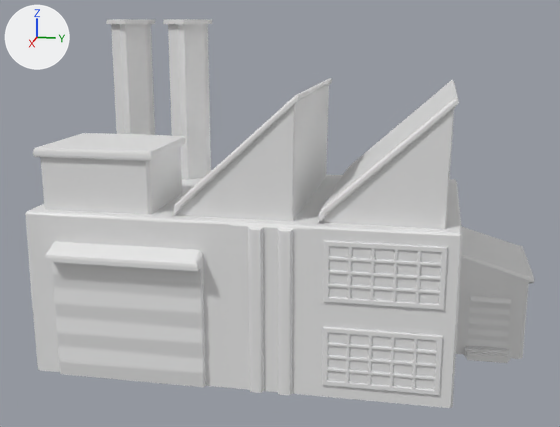
What one commit did to the FBX model AINT_253 StreetScene - Unity/Assets/Models/Factory.FBX.
Before and after are seen from a 50 mm lens placed at (95.7, 21.6, 41.4), pointed at (2.2, 2.9, 18.1). Arrows for +X, +Y and +Z are at upper left; the lights stay in place. Where no turn or scale is listed for an object, it has been applied to the vertices. Vertices at the same position are counted once.
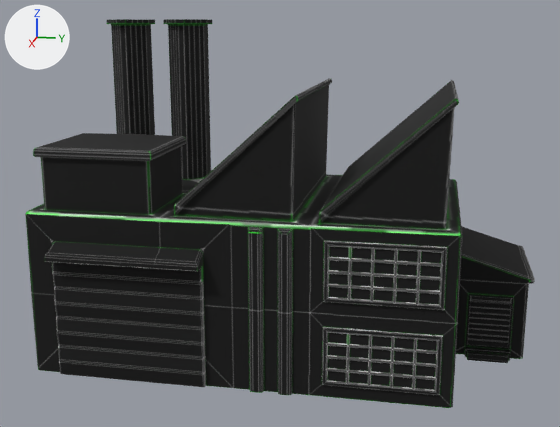
Location of each change, [x1, y1, x2, y2] in pixels of the pictures (560 x 427 px; the box of a moved part takes in the faces that stretch with it):
part 1 of me_mesh, moved or reshaped
    before: [291, 264, 418, 395]
    after: [332, 247, 418, 377]
part 2 of me_mesh, moved or reshaped
    before: [465, 284, 526, 357]
    after: [469, 284, 526, 357]
part 3 of me_mesh, recoloured (grey to black)
    both: [25, 19, 535, 408]

The change, as a list of edits to the scene's bpy script:
```text
Add img_factory_uvw_psd:
    img_factory_uvw_psd = load_image('Factory UVW.psd', '../../../3DS Max/Factory/Factory UVW.tga', 2048, 2048, 'sRGB')
Add mat_material__2:
    mat_material__2 = principled_material('Material #2')
    mat_material__2.texture = img_factory_uvw_psd
    mat_material__2.roughness = 0.859
Change me_mesh:
    used by ob_box001; location = (0.1, -0.1, 0.0)
    remove me_mesh.from_pydata(...)  # 1895 vertices, 3794 faces; spans x -15.0..17.1, y -25.0..34.6, z 0.0..41.9
    add me_mesh.from_pydata(...)  # 1907 vertices, 3818 faces; spans x -15.0..17.1, y -25.0..34.6, z 0.0..41.9
    me_mesh part 1: 17 vertices moved within x 15.1..15.2, y 13.4..20.5, z 3.6..15.2; 21 vertices removed from x 15.0..15.2, y 6.9..20.5, z 0.0..13.6; 34 vertices added at x 15.1..15.3, y 13.1..20.5, z 3.6..17.9
    me_mesh part 2: 4 vertices moved within x 0.0..0.1, y 27.0..31.9, z 7.3..8.0; 18 vertices removed from x 0.0..0.3, y 26.7..32.2, z 7.3..8.3; 17 vertices added at x 0.0..0.3, y 27.0..32.3, z 7.3..8.3
    me_mesh part 3: 3503 faces spanning x -15.0..17.1, y -25.0..34.6, z 0.0..41.9 switch from no material to mat_material__2 (picture img_factory_uvw_psd)
```
